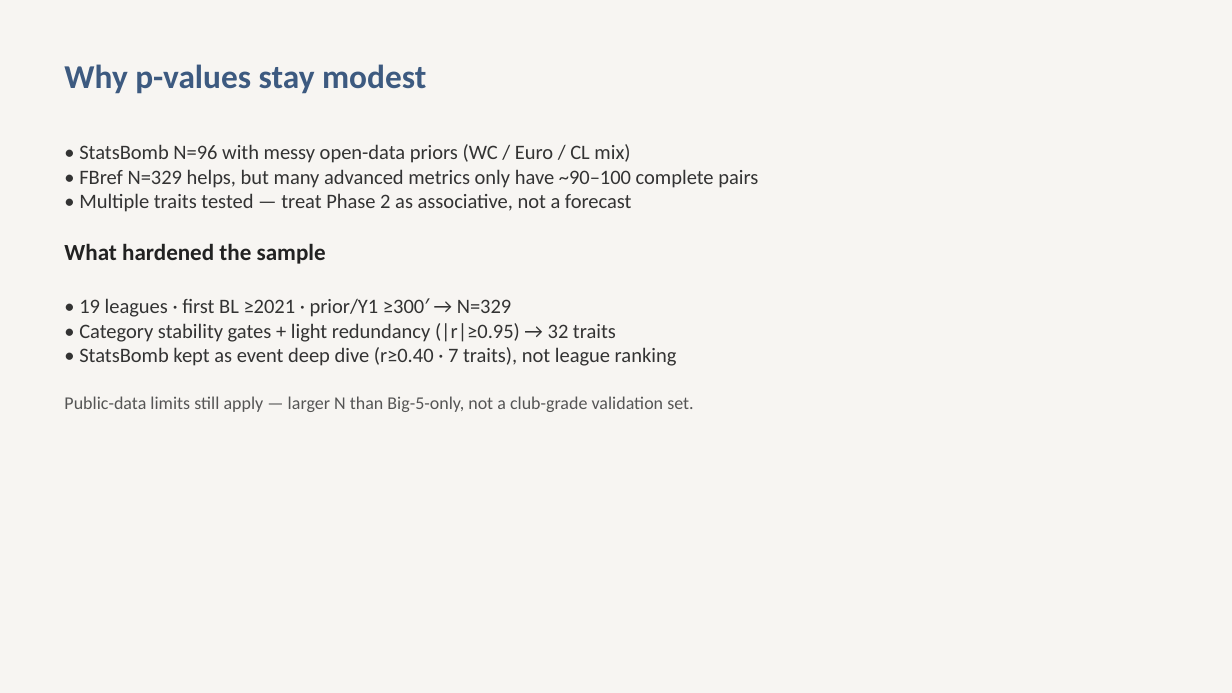
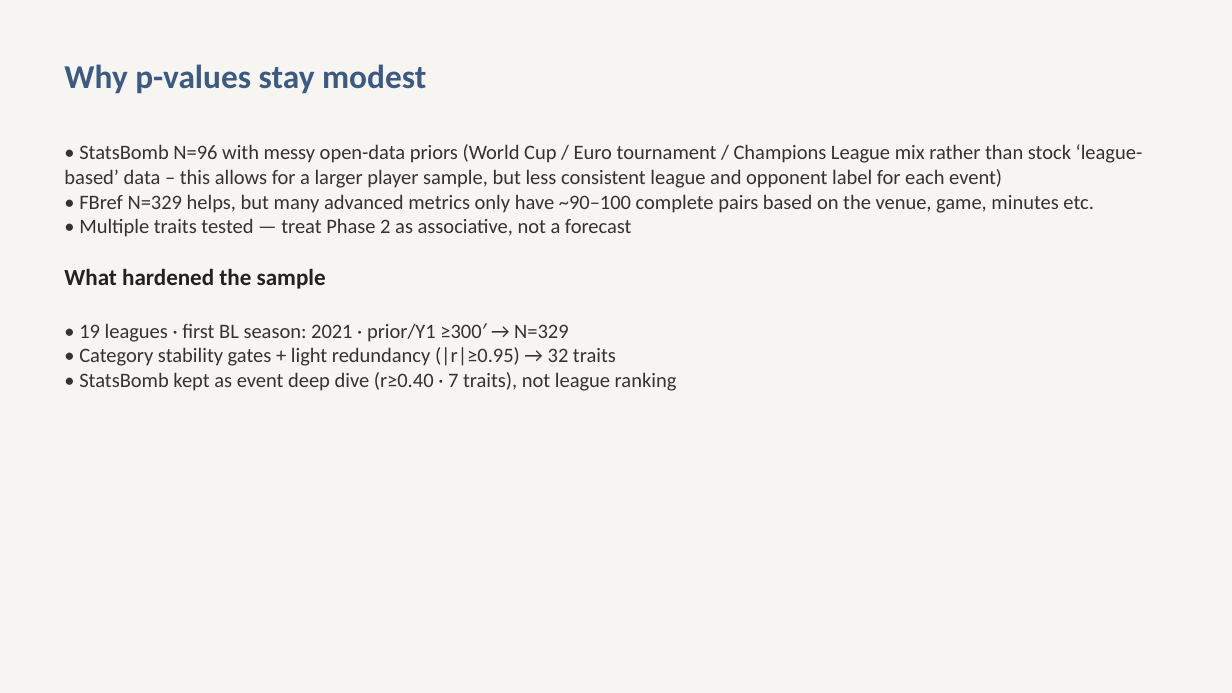
Before and after one commit to colbymorris08/bundesliga-transfer-traits, a slide deck: slide 19 of bundesliga_transfer_traits.pptx (slide 21 before the commit). Drawn at 1232x693 pixels with LibreOffice and Linux fonts; fonts in the diff are those of the drawing. Boxes give left, top, right and bottom in pixels: in the first picture for what was removed or moved away, otherwise in the second. Text is boxed around its words. In the diff, an @@ line names an element or a change of style, - is before the commit and + after.

```diff
--- a/bundesliga_transfer_traits.pptx
+++ b/bundesliga_transfer_traits.pptx
@@ text at [64, 144, 1143, 213]: text changed @@
-• StatsBomb N=96 with messy open-data priors (WC / Euro / CL mix)
-• FBref N=329 helps, but many advanced metrics only have ~90–100 complete pairs
+• StatsBomb N=96 with messy open-data priors (World Cup / Euro tournament / Champions League mix rather than stock ‘league-based’ data – this allows for a larger player sample, but less consistent league and opponent label for each event)
+• FBref N=329 helps, but many advanced metrics only have ~90–100 complete pairs based on the venue, game, minutes etc.
@@ text at [79, 323, 569, 342]: text changed @@
-• 19 leagues · first BL ≥2021 · prior/Y1 ≥300′ → N=329
+• 19 leagues · first BL season: 2021 · prior/Y1 ≥300′ → N=329
@@ text at [64, 396, 693, 412]: paragraph removed @@
-Public-data limits still apply — larger N than Big-5-only, not a club-grade validation set.
```
Also in this commit, not shown: 19 other slides changed, 1 slide added, 2 slides removed.
